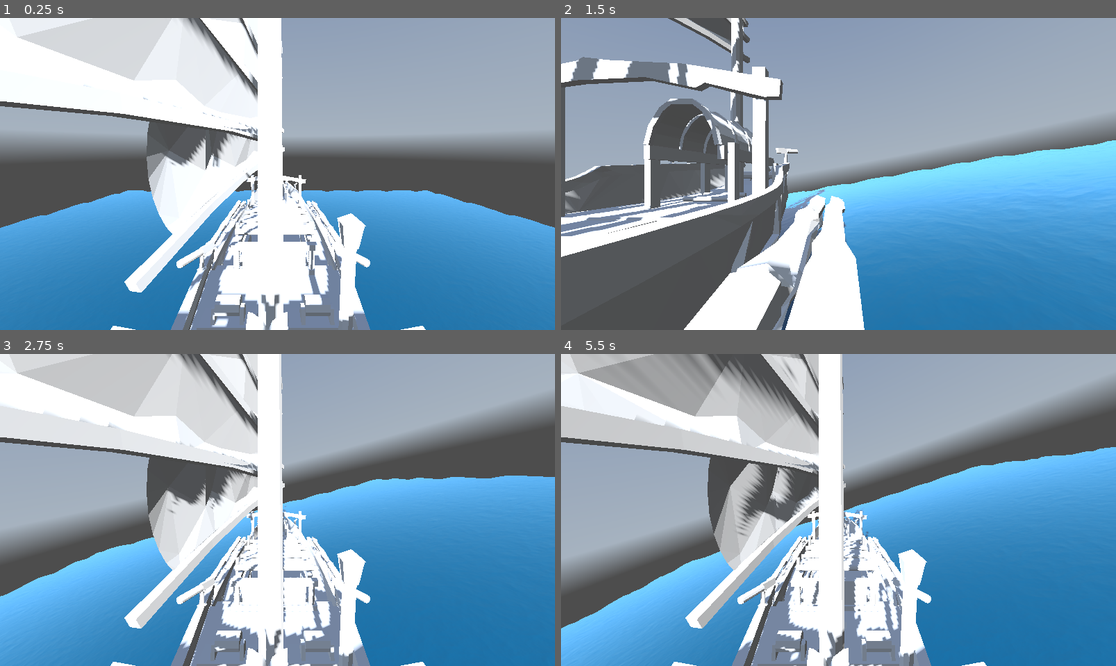
Above: before the commit, frames 1-4 (two rows, left to right).
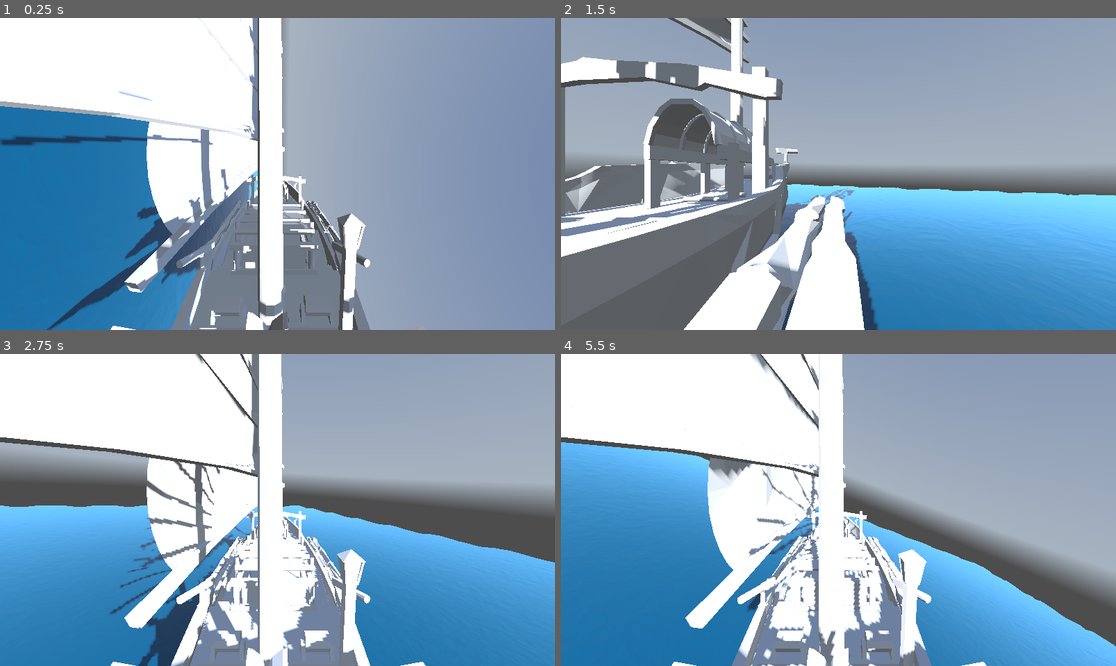
Above: after the commit, the same moments.

Repository: WCElijah/13DTG-GameDevelopment
Game: Godot game, scene res://scenes/main.tscn
Two runs of this game, one before a commit and one after it. Both use one fixed random seed, a clock stepped at 60 frames per second and the inputs below. A sky picture missing from this copy of the repository is replaced by a grey-blue gradient.
Inputs:
- Up to frame 1 (0.25 s): no input
- Up to frame 2 (1.5 s): tap Enter (ui_accept) at 0.5, 0.77 s; hold D (right) 0.53-1.28 s; hold S (back) from 1.28 s (still down)
- Up to frame 3 (2.75 s): tap Enter (ui_accept) at 1.52 s; release S (back) at 2.03 s; hold D (right) from 2.03 s (still down)
- Up to frame 4 (5.5 s): release D (right) at 2.78 s; hold W (forward) 2.78-3.53 s; tap Enter (ui_accept) at 3.02, 3.77, 4.52 s; hold A (left) 3.53-5.03 s; hold S (back) from 5.03 s (still down)

The runs differ from the first frame. In frame 1, 60% of the frame differs, in the area x 0-100%, y 0-100%; in frame 2, 21%; in frame 3, 58%; in frame 4, 73%.

Commit message:
movement changes

Diff:
--- a/Scripts/cube.gd
+++ b/Scripts/cube.gd
@@ -11,9 +11,10 @@
 
 @export var move_speed: float = 300
 @export var acceleration: float = 50
-@export var rotation_speed: float = 50
+@export var rotation_speed: float = 2
 
 var input_dir = Vector3.ZERO
+var last_direction = Vector3.FORWARD
 
 var cameras: Array
 var current_camera_index = 0
@@ -30,11 +31,15 @@
 		for i in cameras.size():
 			cameras[i].current  = (i == current_camera_index)
 
-
 func _physics_process(delta: float) -> void:
 	var input_x = Input.get_axis("left", "right")
 	var input_z = Input.get_axis("forward", "back")
 	input_dir = Vector3(input_x, 0, input_z).normalized()
+	#if input_dir != Vector3.ZERO:
+		#last_direction = input_dir
+		##$Pivot.basis = Basis.looking_at(input_dir)
+#
+	#rotation.y = lerp_angle(rotation.y, atan2(-last_direction.x, -last_direction.z), delta * rotation_speed)
 
 	submerged = false
 	for probe in probes:
@@ -43,6 +48,7 @@
 			submerged = true
 			apply_force(Vector3.UP * float_force * gravity * depth, probe.global_position - global_position)
 
+	look_at(input_dir)
 
 func _integrate_forces(state: PhysicsDirectBodyState3D) -> void:
 	if submerged:
@@ -55,4 +61,5 @@
 	var velocity_diff = target_velocity - state.linear_velocity
 	var force_to_apply = velocity_diff * acceleration
 
+
 	apply_force(force_to_apply)
--- a/scenes/Ships/originalTestShip.tscn
+++ b/scenes/Ships/originalTestShip.tscn
@@ -1,21 +1,15 @@
 [gd_scene format=3 uid="uid://bb0tv78eyi2ek"]
 
-[ext_resource type="Script" uid="uid://boycrmm5dnn30" path="res://scripts/cube.gd" id="1_7pk0i"]
-[ext_resource type="PackedScene" uid="uid://1nuuyhqh6od0" path="res://assets/Blender Models/ModelTestShip.glb" id="2_cnapg"]
-
-[sub_resource type="BoxMesh" id="BoxMesh_o5qli"]
-size = Vector3(5, 1, 5)
+[ext_resource type="Script" uid="uid://boycrmm5dnn30" path="res://Scripts/cube.gd" id="1_7pk0i"]
+[ext_resource type="PackedScene" uid="uid://1nuuyhqh6od0" path="res://Assets/Blender Models/ModelTestShip.glb" id="2_cnapg"]
 
 [sub_resource type="CapsuleShape3D" id="CapsuleShape3D_7p0ws"]
+radius = 0.75
 height = 7.9472656
 
 [node name="Ship" type="RigidBody3D" unique_id=232953914]
 transform = Transform3D(-4.371139e-08, 0, 1, 0, 1, 0, -1, 0, -4.371139e-08, 0, 0, 0)
 script = ExtResource("1_7pk0i")
-
-[node name="MeshInstance3D" type="MeshInstance3D" parent="." unique_id=1554663075]
-visible = false
-mesh = SubResource("BoxMesh_o5qli")
 
 [node name="CollisionShape3D" type="CollisionShape3D" parent="." unique_id=1178788028]
 transform = Transform3D(-1.3113416e-07, -3, 0, 3, -1.3113416e-07, 0, 0, 0, 3, -0.5309448, 0.01181221, 8.881784e-15)
@@ -35,8 +29,6 @@
 [node name="Marker3D4" type="Marker3D" parent="ProbeContainer" unique_id=945902085]
 transform = Transform3D(1, 0, 0, 0, 1, 0, 0, 0, 1, -9.618289, -0.5, 0.35153103)
 
-[node name="ModelTestShip" parent="." unique_id=1024580313 instance=ExtResource("2_cnapg")]
-
 [node name="Cameras" type="Node3D" parent="." unique_id=839286275]
 
 [node name="BackView" type="Camera3D" parent="Cameras" unique_id=198863922]
@@ -47,3 +39,5 @@
 
 [node name="FrontHullView" type="Camera3D" parent="Cameras" unique_id=1545643845]
 transform = Transform3D(-4.371139e-08, 0, -1, 0, 1, 0, 1, 0, -4.371139e-08, 0.17003588, 3.374332, 4.45816)
+
+[node name="ModelTestShip" parent="." unique_id=1024580313 instance=ExtResource("2_cnapg")]
